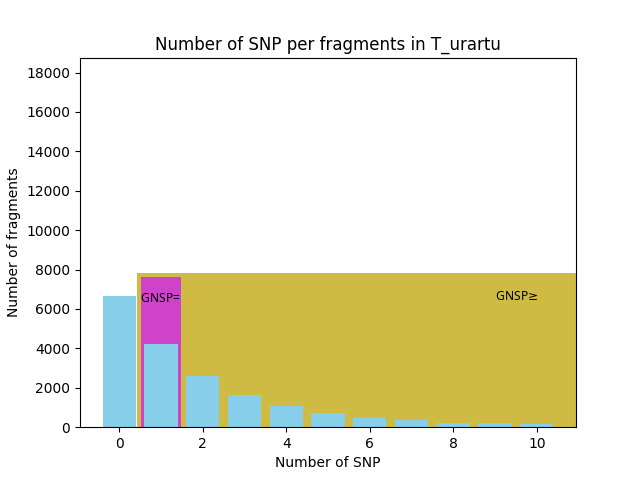
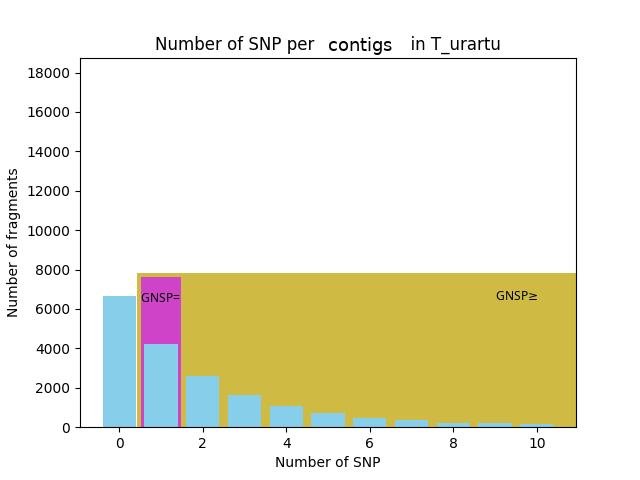
Layers edited between the first and the second 640px x 480px image:
added layer "contigs" above "Diag" over [329, 37, 392, 55]
renamed "Calque copié" to "Diag", painted on it over [320, 36, 405, 55]
